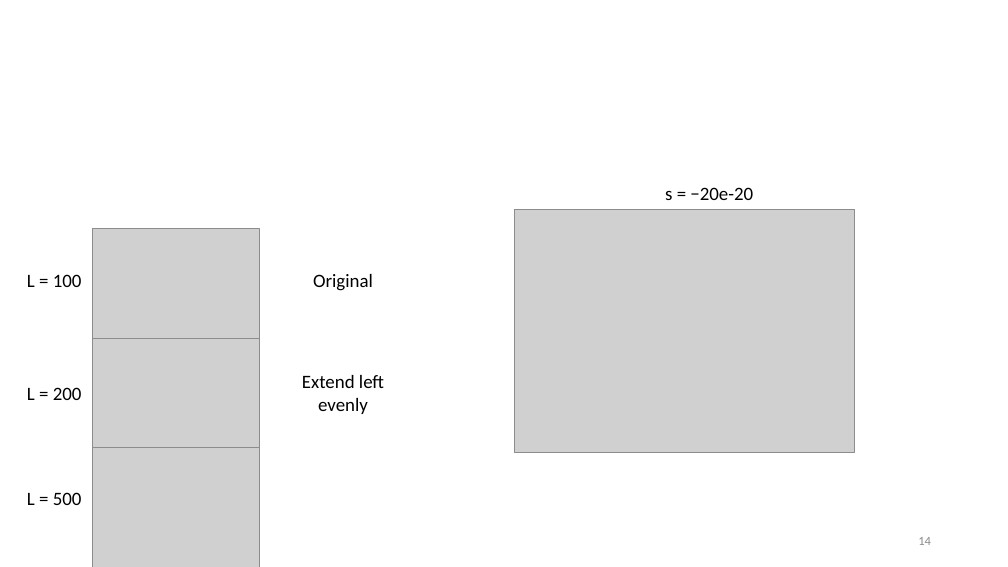
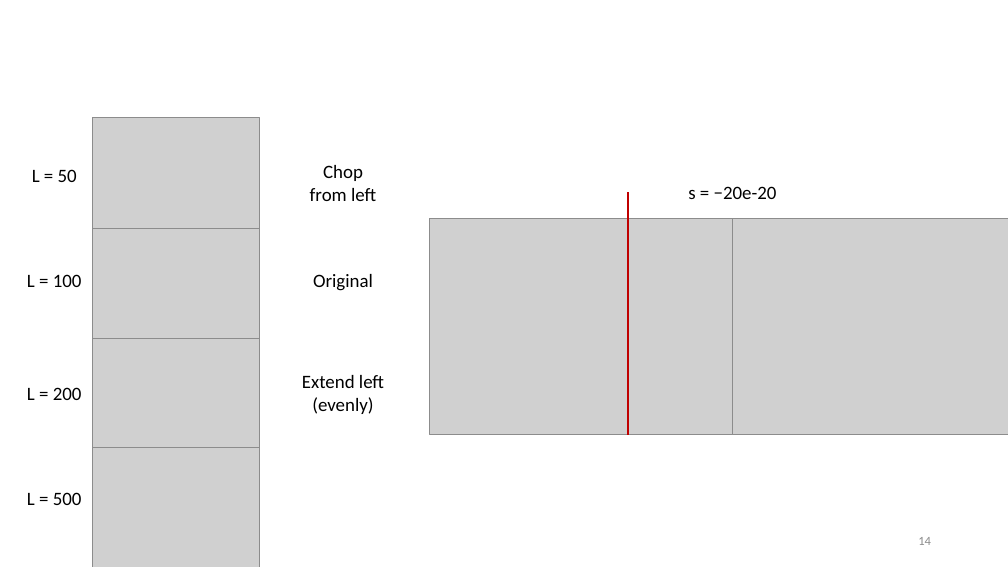
Before and after one commit to tyokokur/presentations, a slide deck: slide 14 of NAF.pptx. Drawn at 1008x567 pixels with LibreOffice and Linux fonts; fonts in the diff are those of the drawing; grey boxes stand for pictures; background and template pictures are left out. Boxes give left, top, right and bottom in pixels: in the first picture for what was removed or moved away, otherwise in the second. Text is boxed around its words. In the diff, an @@ line names an element or a change of style, - is before the commit and + after.

Commit message:
autocommit

```diff
--- a/NAF.pptx
+++ b/NAF.pptx
@@ picture added at [92,117,259,237] @@
@@ text added at [32,169,77,182], 18 pt, text #000000 @@
+L = 50
@@ text added at [310,165,376,201], 18 pt, text #000000 @@
+Chop from left
@@ text "s = −20e-20": place and size @@
-text "s = −20e-20" at [665,187,753,200]
+text "s = −20e-20" at [688,186,777,199]
@@ picture removed at [515,209,854,452] @@
@@ line added from (628, 193) to (628, 435), #C00000 1.5 pt @@
@@ picture added at [430,219,733,435] @@
@@ picture added at [706,219,1008,435] @@
@@ text at [302,375,384,414]: text changed @@
-Extend left evenly
+Extend left (evenly)
```
